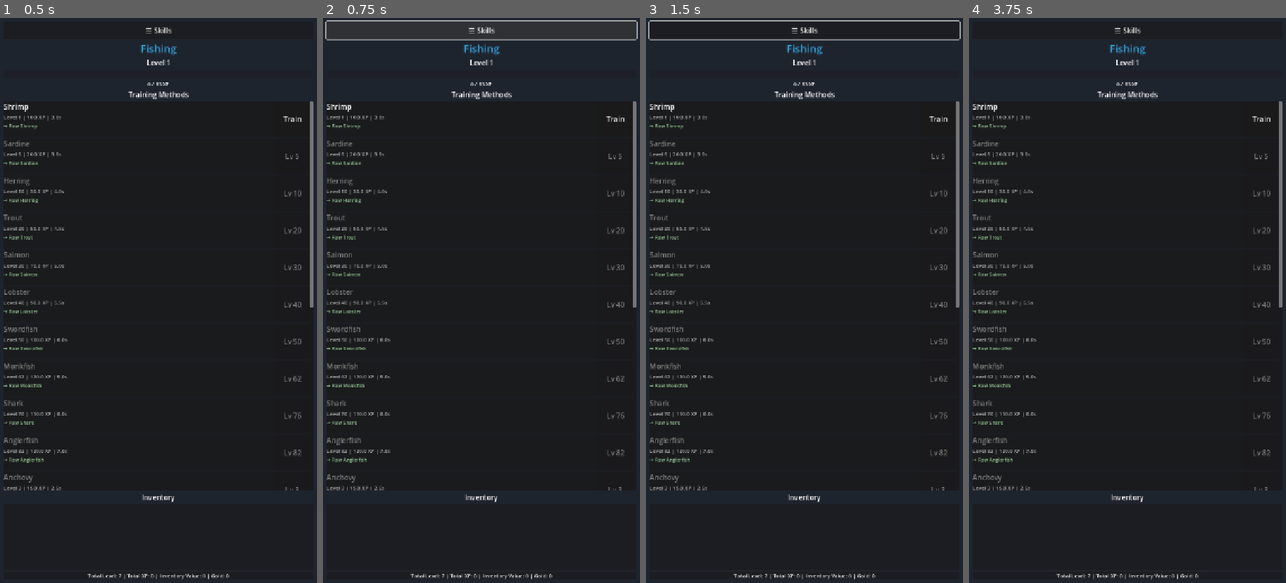
Above: before the commit, frames 1-4 (left to right).
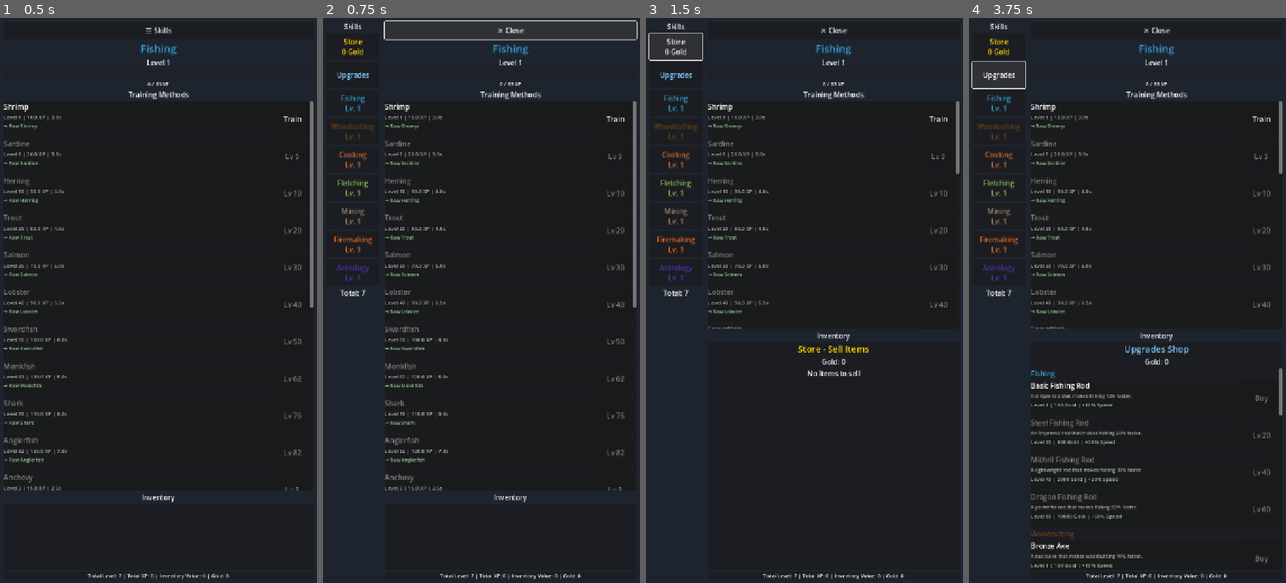
Above: after the commit, the same moments.

Repository: fahmed93/idlescapers
Game: Godot game, scene res://scenes/main.tscn
The game is run twice, just before and just after one commit, with the same random seed, the same clock (stepped at 60 frames per second) and the same inputs.
Inputs (mouse positions are in pixels of both pictures, inside the frame that each line leads up to):
- Up to frame 1 (0.5 s): no input
- Up to frame 2 (0.75 s): click "☰ Skills" at 0.5 s
- Up to frame 3 (1.5 s): click (674, 46) at 1.25 s, where only the run after the commit has a clickable "Store 0 Gold"
- Up to frame 4 (3.75 s): click "Train" at 2 s; click "Stop Training" at 2.75 s; click (997, 74) at 3.5 s, where only the run after the commit has a clickable "Upgrades"

Frame 1 is identical in both runs. In frame 2, 5.3% of the frame differs, in the area x 0-82%, y 0-100%; in frame 3, 5.8%; in frame 4, 7.4%, in the area x 0-99%, y 0-100%.

Commit message:
Fix sidebar toggle button logic to properly expand/collapse
Co-authored-by: fahmed93 <4407704+fahmed93@users.noreply.github.com>

Diff:
--- a/scripts/main.gd
+++ b/scripts/main.gd
@@ -692,7 +692,7 @@
 
 ## Toggle sidebar visibility
 func _on_sidebar_toggle_pressed() -> void:
-	_set_sidebar_collapsed(not skill_sidebar.visible)
+	_set_sidebar_collapsed(skill_sidebar.visible)
 
 ## Set sidebar collapsed/expanded state
 func _set_sidebar_collapsed(collapsed: bool) -> void:
